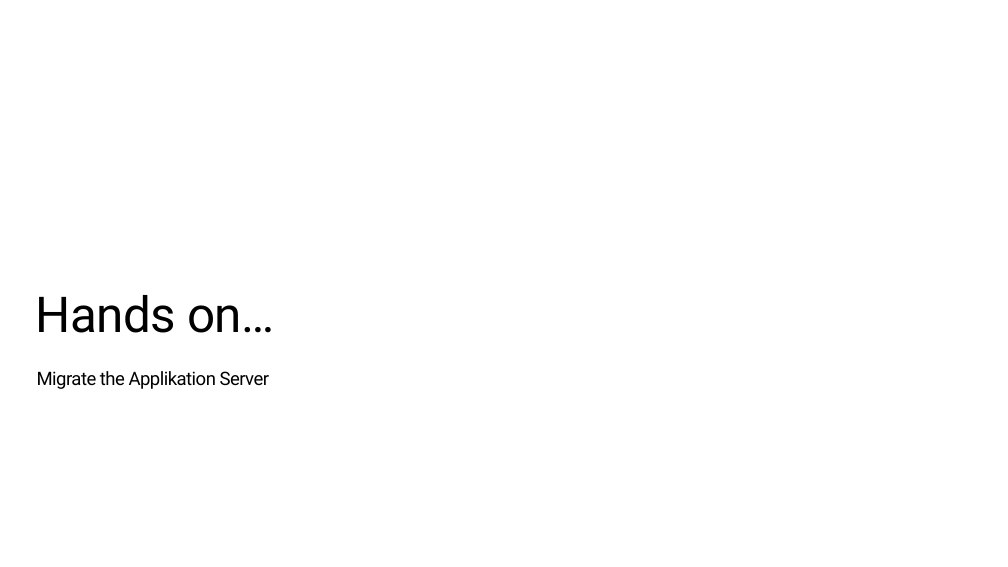
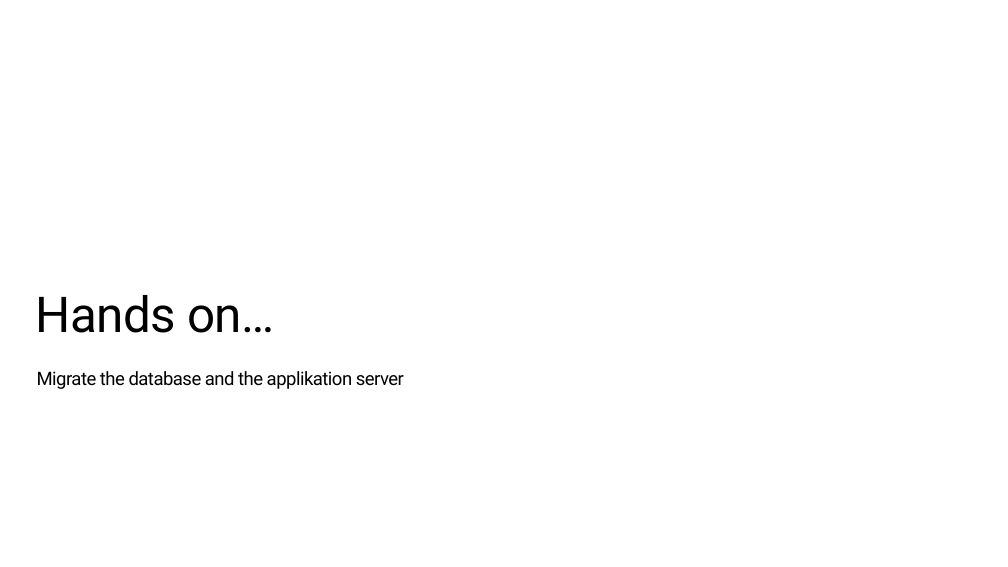
Before and after one commit to caf-expert/CAF-Hackathon-Migration, a slide deck: slide 27 of sources/WalkingDeck-CAF-Migrate.pptx (slide 26 before the commit). Drawn at 1008x567 pixels with LibreOffice and Linux fonts; fonts in the diff are those of the drawing; background and template pictures are left out. Boxes give left, top, right and bottom in pixels: in the first picture for what was removed or moved away, otherwise in the second. Text is boxed around its words. In the diff, an @@ line names an element or a change of style, - is before the commit and + after.

```diff
--- a/sources/WalkingDeck-CAF-Migrate.pptx
+++ b/sources/WalkingDeck-CAF-Migrate.pptx
@@ text at <box>37,371,404,389</box>: text changed @@
-Migrate the Applikation Server
+Migrate the database and the applikation server
```
Also in this commit, not shown: 3 other slides changed, 2 slides added, 1 slide removed.
